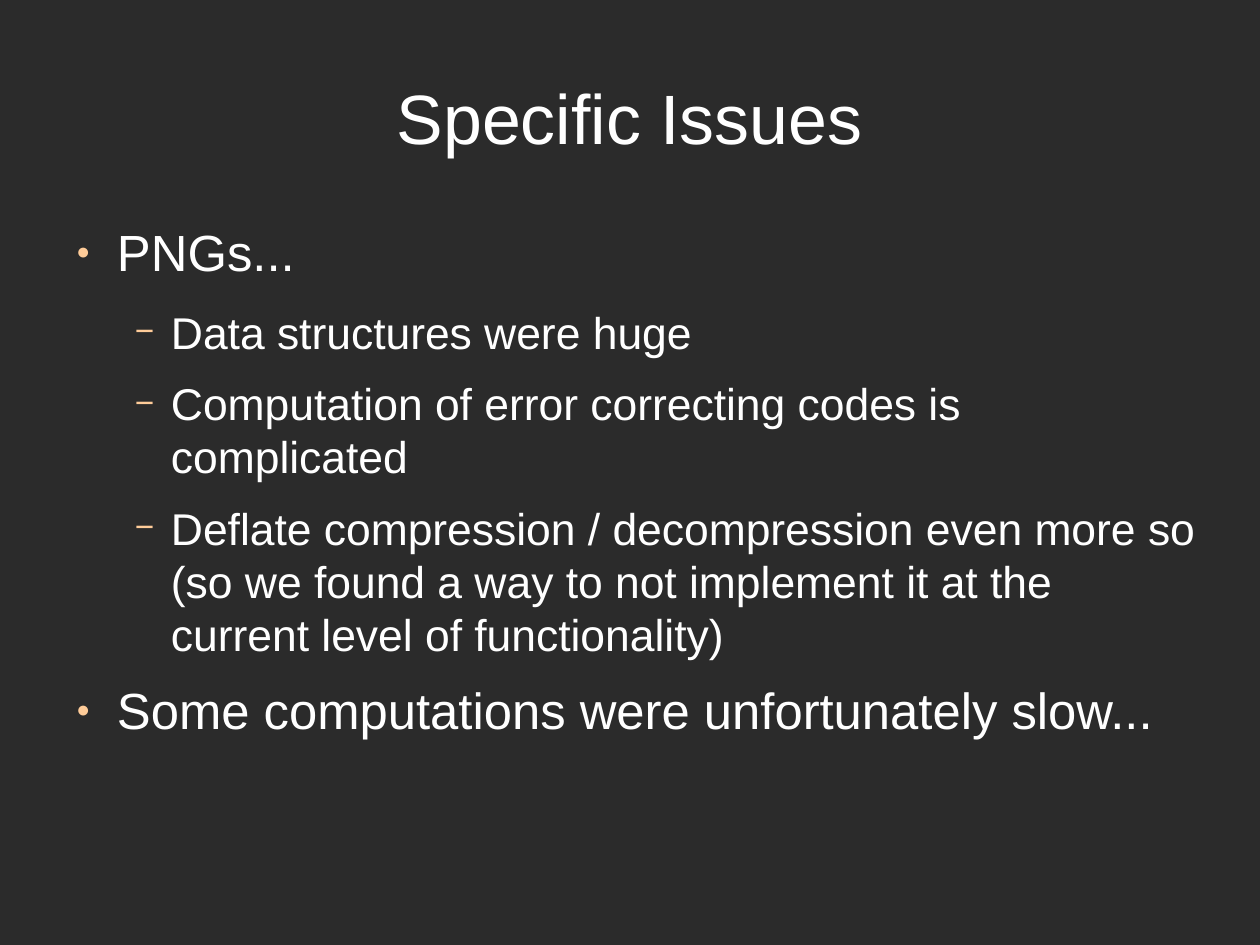
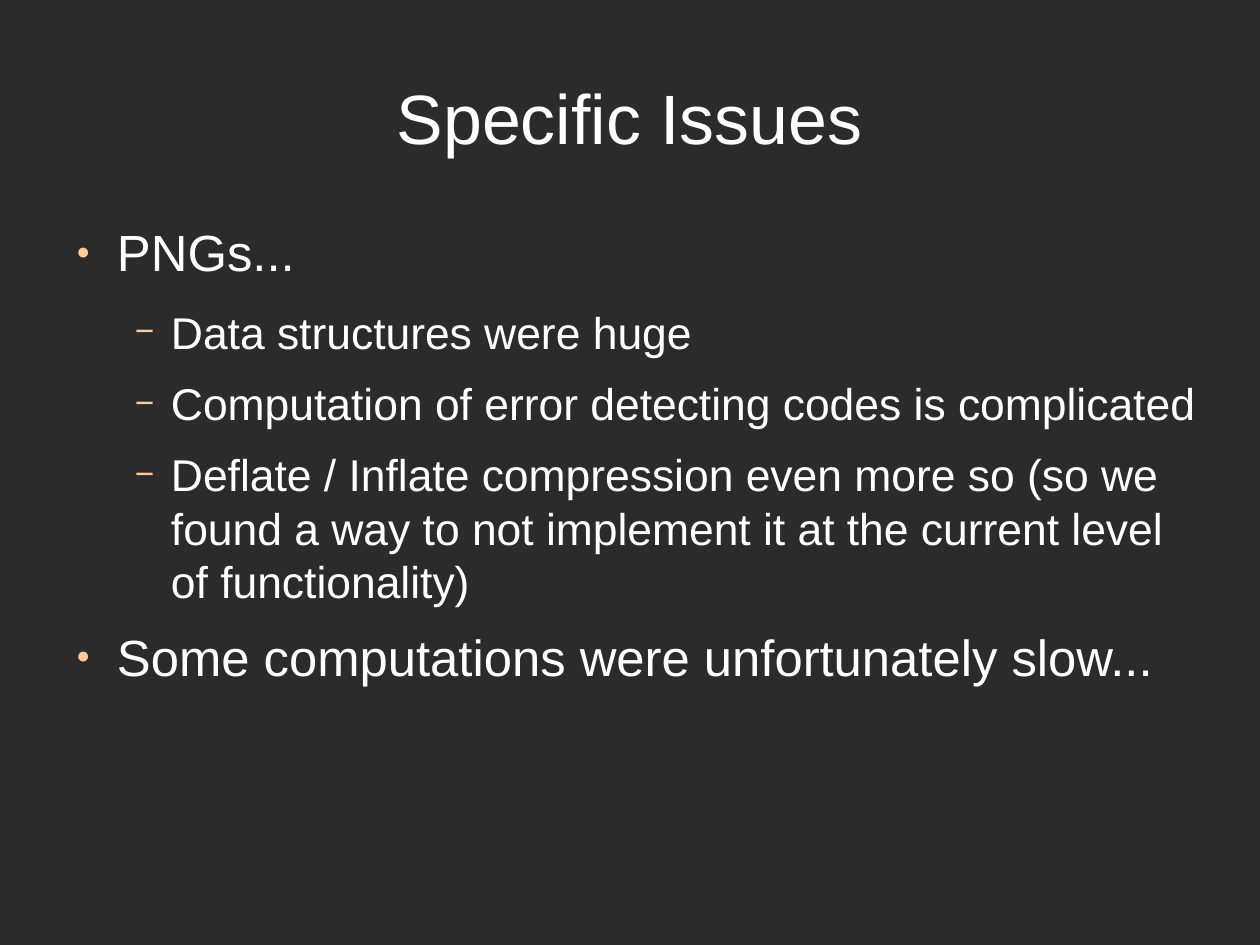
Before and after one commit to directrix1/se2, a slide deck: slide 16 of wip/SE2Presentation.odp. Drawn at 1260x945 pixels with LibreOffice and Linux fonts; fonts in the diff are those of the drawing; background and template pictures are left out; a plain dark background stands for a picture behind light text. Boxes give left, top, right and bottom in pixels: in the first picture for what was removed or moved away, otherwise in the second. Text is boxed around its words. In the diff, an @@ line names an element or a change of style, - is before the commit and + after.

```diff
--- a/wip/SE2Presentation.odp
+++ b/wip/SE2Presentation.odp
@@ text at (x1=171, y1=387, x2=1195, y2=607): text changed @@
-  − Computation of error correcting codes is complicated
-  − Deflate compression / decompression even more so (so we found a way to not implement it at the current level of functionality)
+  − Computation of error detecting codes is complicated
+  − Deflate / Inflate compression even more so (so we found a way to not implement it at the current level of functionality)
```
Also in this commit, not shown: 3 other slides changed, 1 slide removed.
